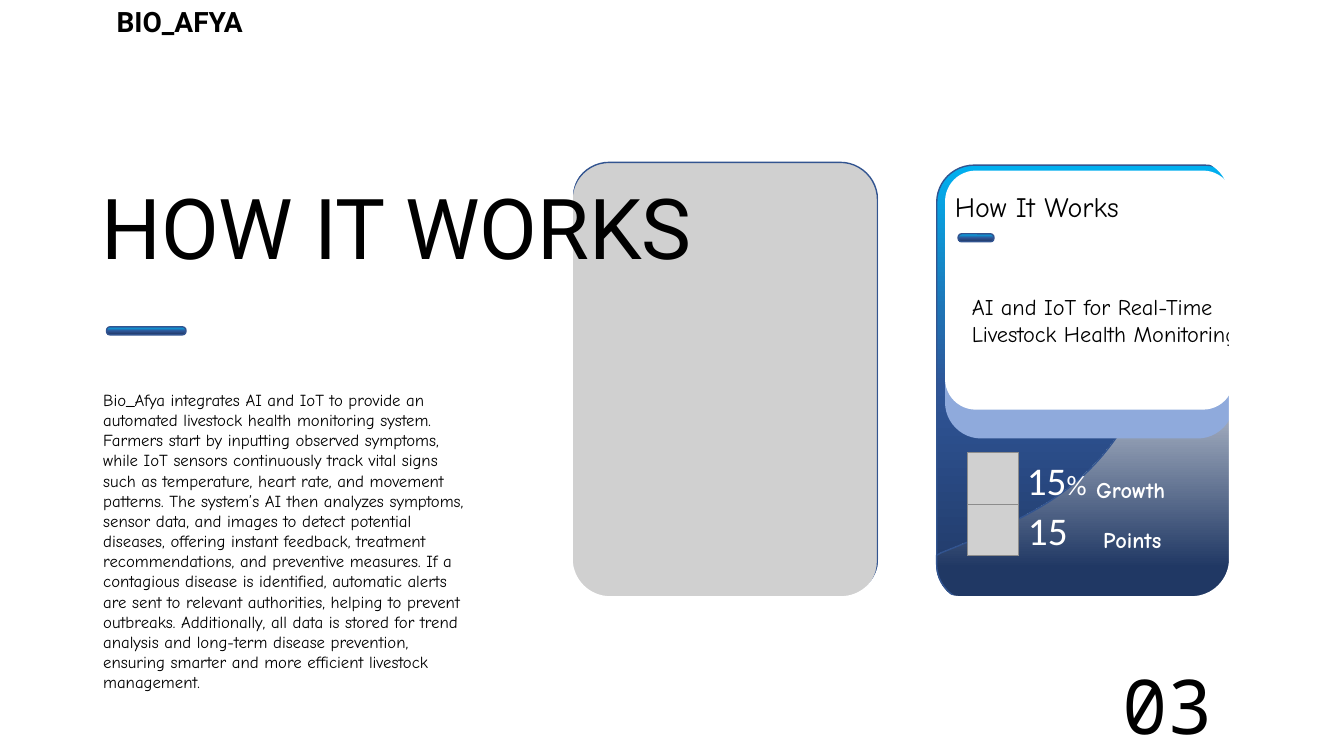
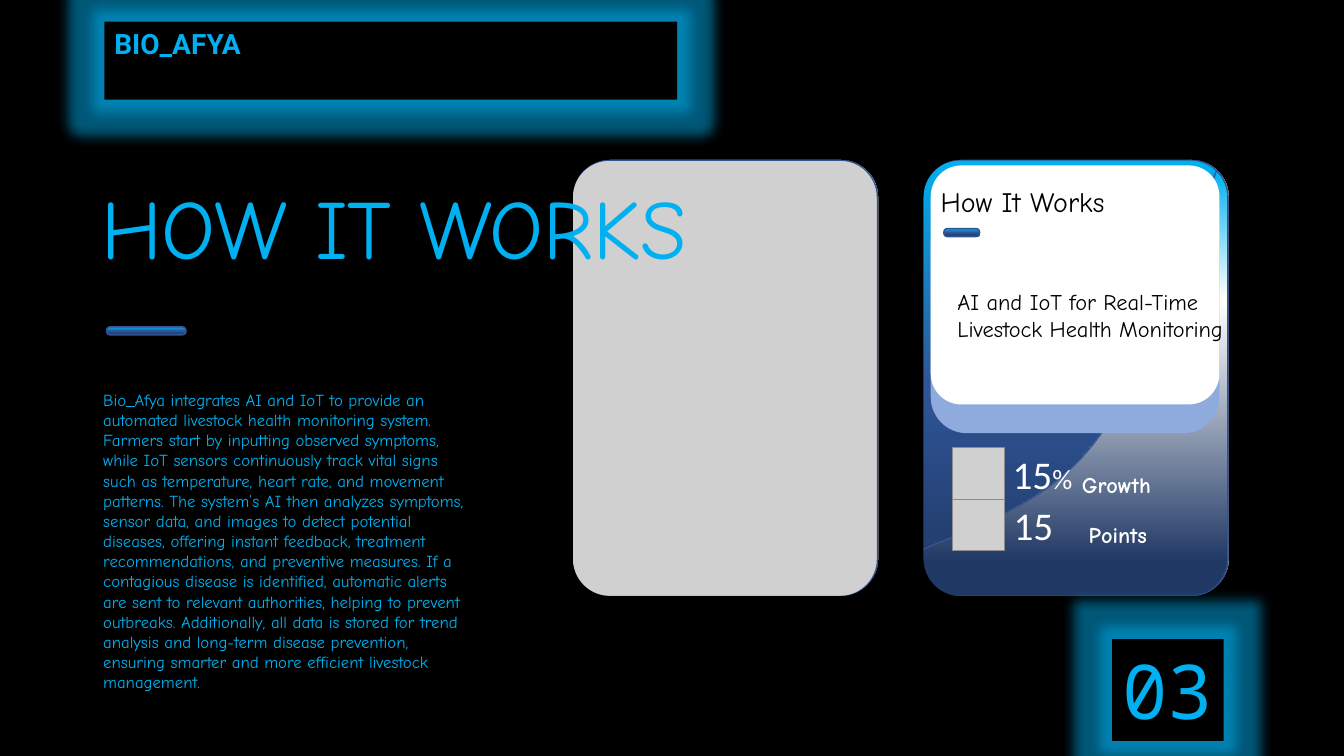
Before and after one commit to Mmust-Ihub/Bioafya, a slide deck: slide 6 of Presentation1.pptx. Drawn at 1344x756 pixels with LibreOffice and Linux fonts; fonts in the diff are those of the drawing; grey boxes stand for pictures; background and template pictures are left out. Boxes give left, top, right and bottom in pixels: in the first picture for what was removed or moved away, otherwise in the second. Text is boxed around its words. In the diff, an @@ line names an element or a change of style, - is before the commit and + after.

Commit message:
Add files via upload
An update On the Bio_Afya Presentation😀

```diff
--- a/Presentation1.pptx
+++ b/Presentation1.pptx
@@ freeform shape at <box>0,0,1344,756</box>: fill #FFFFFF to #000000 @@
@@ rectangle "BIO_AFYA" at <box>105,22,678,100</box>: text colour #000000 to #00B0F0; fill none to #000000 @@
@@ rectangle "BIO_AFYA": place and size @@
-rectangle "BIO_AFYA" at <box>117,11,243,35</box>
+rectangle "BIO_AFYA" at <box>105,22,678,100</box>
@@ text "HOW IT WORKS" at <box>101,186,687,285</box>: font Roboto to Comic Neue, text colour #000000 to #00B0F0 @@
@@ text "Bio_Afya integrates AI and IoT ..." at <box>103,394,464,691</box>: text colour #000000 to #00B0F0 @@
@@ 12 texts, 9 rounded rectangles, 4 pictures, 3 freeform shapes: place and size @@
-12 texts, 9 rounded rectangles, 4 pictures, 3 freeform shapes at <box>937,0,1250,756</box>
+12 texts, 9 rounded rectangles, 4 pictures, 3 freeform shapes at <box>923,0,1236,756</box>
@@ rectangle "03": place and size @@
-rectangle "03" at <box>1122,679,1213,735</box>
+rectangle "03" at <box>1112,639,1224,741</box>
@@ rectangle "03" at <box>1112,639,1224,741</box>: text colour #000000 to #00B0F0; fill none to #000000 @@
```
Also in this commit, not shown: 12 other slides changed, 1 slide added.
